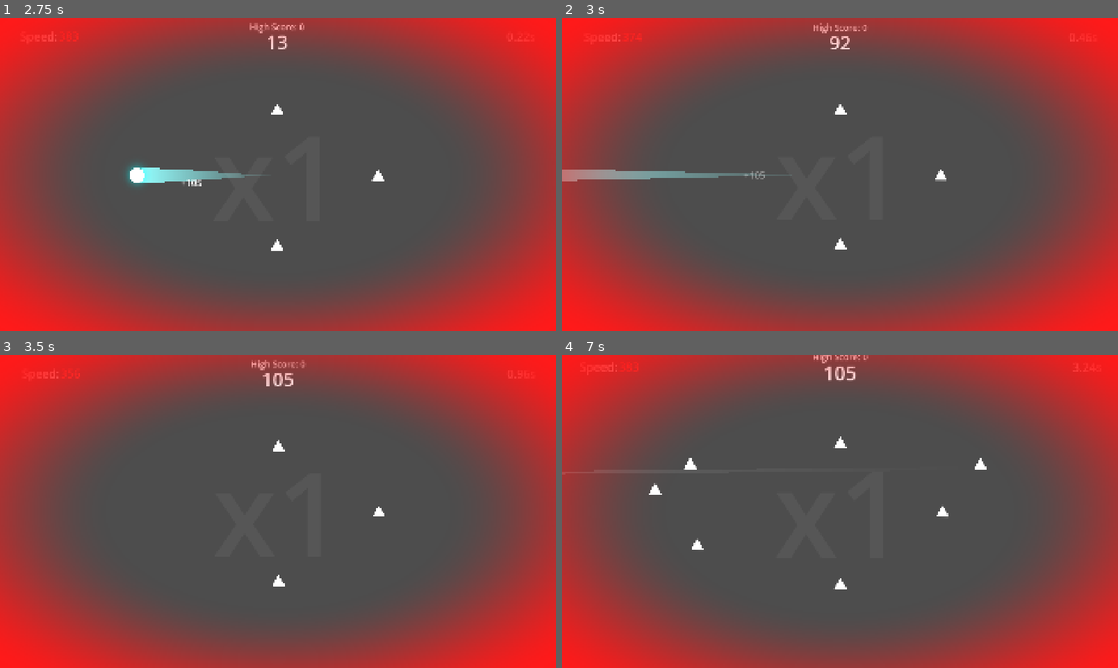
Above: before the commit, frames 1-4 (two rows, left to right).
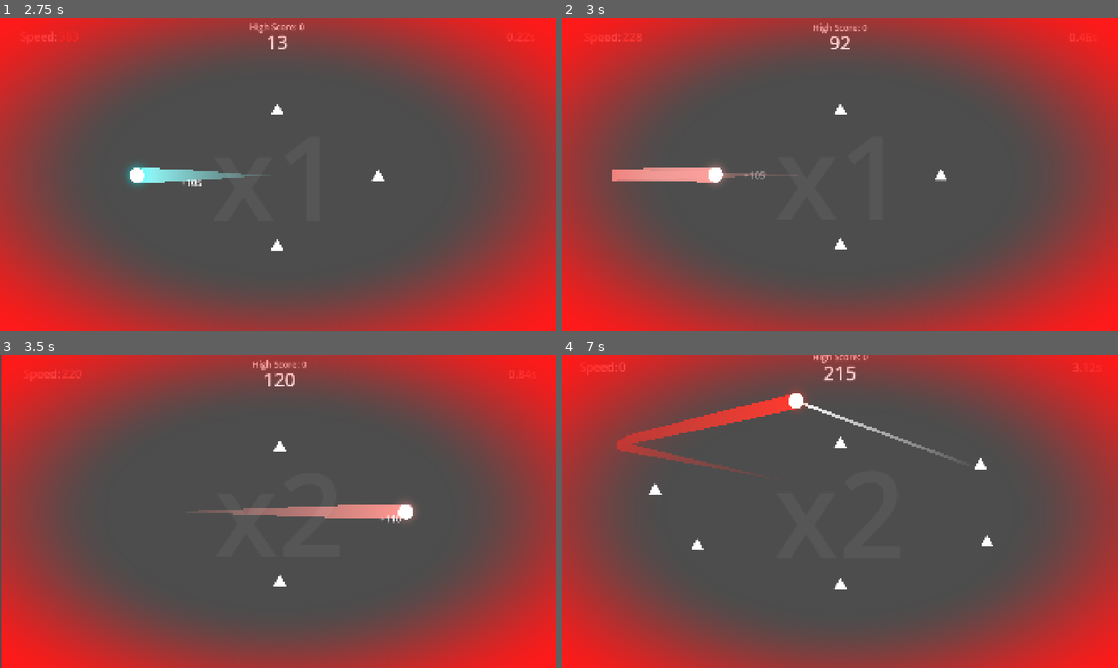
Above: after the commit, the same moments.

Repository: Yumei1010/Ball
Game: Godot game, scene res://Scene/main_menu.tscn
Same seed, same stepped clock (60 frames per second), same inputs: the game is played once before the commit and once after it.
Inputs (mouse positions are in pixels of both pictures, inside the frame that each line leads up to):
- Up to frame 1 (2.75 s): click "Play" at 0.5 s; tap Enter at 1.25 s; move the mouse to (400, 158) at 1.27 s; hold Right (ui_right) 1.28-2 s; click (400, 158) at 1.42 s; tap P (debug_reset) at 2 s; drag from (166, 190) to (278, 174) at 2.02 s
- Up to frame 2 (3 s): move the mouse to (895, 105) at 2.77 s; hold Right (ui_right) from 2.78 s (still down)
- Up to frame 3 (3.5 s): keep holding Right (ui_right)
- Up to frame 4 (7 s): release Right (ui_right) at 3.5 s; drag from (812, 574) to (940, 514) at 3.52 s; move the mouse to (1006, 558) at 4.27 s; hold Left (ui_left) 4.28-5 s; drag from (673, 464) to (940, 514) at 5.02 s; move the mouse to (867, 511) at 5.77 s; hold Left (ui_left) 5.78-6.5 s; click (867, 511) at 5.92 s; drag from (756, 433) to (979, 467) at 6.52 s

Frame 1 is identical in both runs. In frame 2, 1.3% of the frame differs, in the area x 0-37%, y 4-54%; in frame 3, 1.9%; in frame 4, 2.4%, in the area x 9-78%, y 2-62%.
Error before the commit: Invalid assignment of property or key 'value' with value of type 'float' on a base object of type 'null instance'. (res://Script/UI/game_ui.gd:40)

Commit message:
fix: 修复 EnergyBar 节点名和 outer_zone 孤儿引用
Co-Authored-By: Claude Opus 4.7 <noreply@anthropic.com>

Diff:
--- a/Script/UI/game_ui.gd
+++ b/Script/UI/game_ui.gd
@@ -5,7 +5,7 @@
 @onready var combo_label := $ComboLabel as Label
 @onready var speed_value_label := $HBoxContainer/SpeedValue as Label
 @onready var game_timer_label := $GameTimerLabel as Label
-@onready var energy_bar_1 := $BoxContainer/EnergyBar1 as TextureProgressBar
+@onready var energy_bar_1 := $BoxContainer/EnergyBar as TextureProgressBar
 @onready var energy_bar_2 := $BoxContainer/EnergyBar2 as TextureProgressBar
 @onready var energy_bar_3 := $BoxContainer/EnergyBar3 as TextureProgressBar
 
--- a/game/UI/outer_zone.tscn
+++ b/game/UI/outer_zone.tscn
@@ -12,7 +12,6 @@
 collision_mask = 0
 
 [node name="Sprite2D" type="Sprite2D" parent="."]
-texture = ExtResource("1_nllyb")
 
 [node name="CollisionShape2D" type="CollisionShape2D" parent="."]
 position = Vector2(0.0382385, -475.035)
